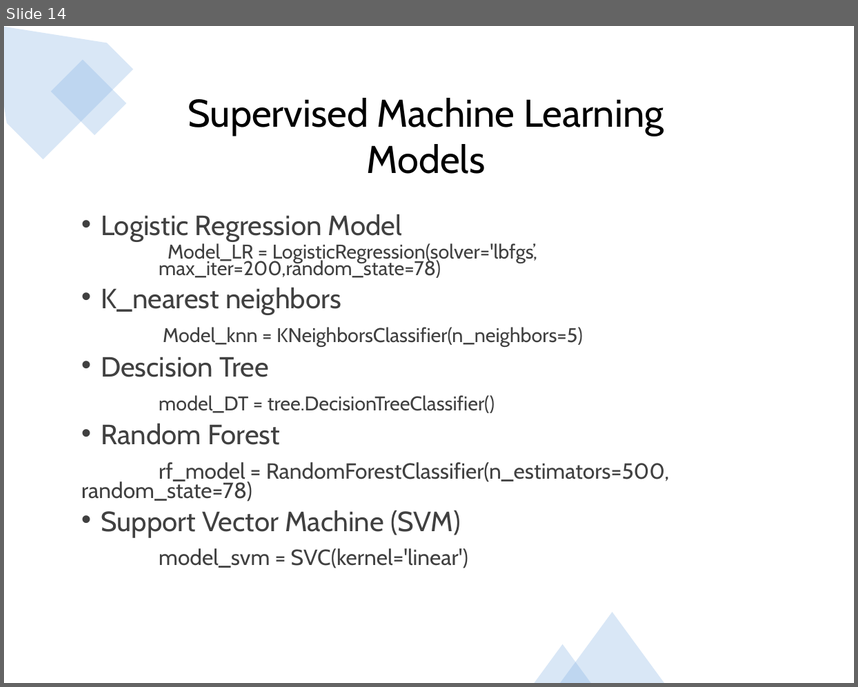
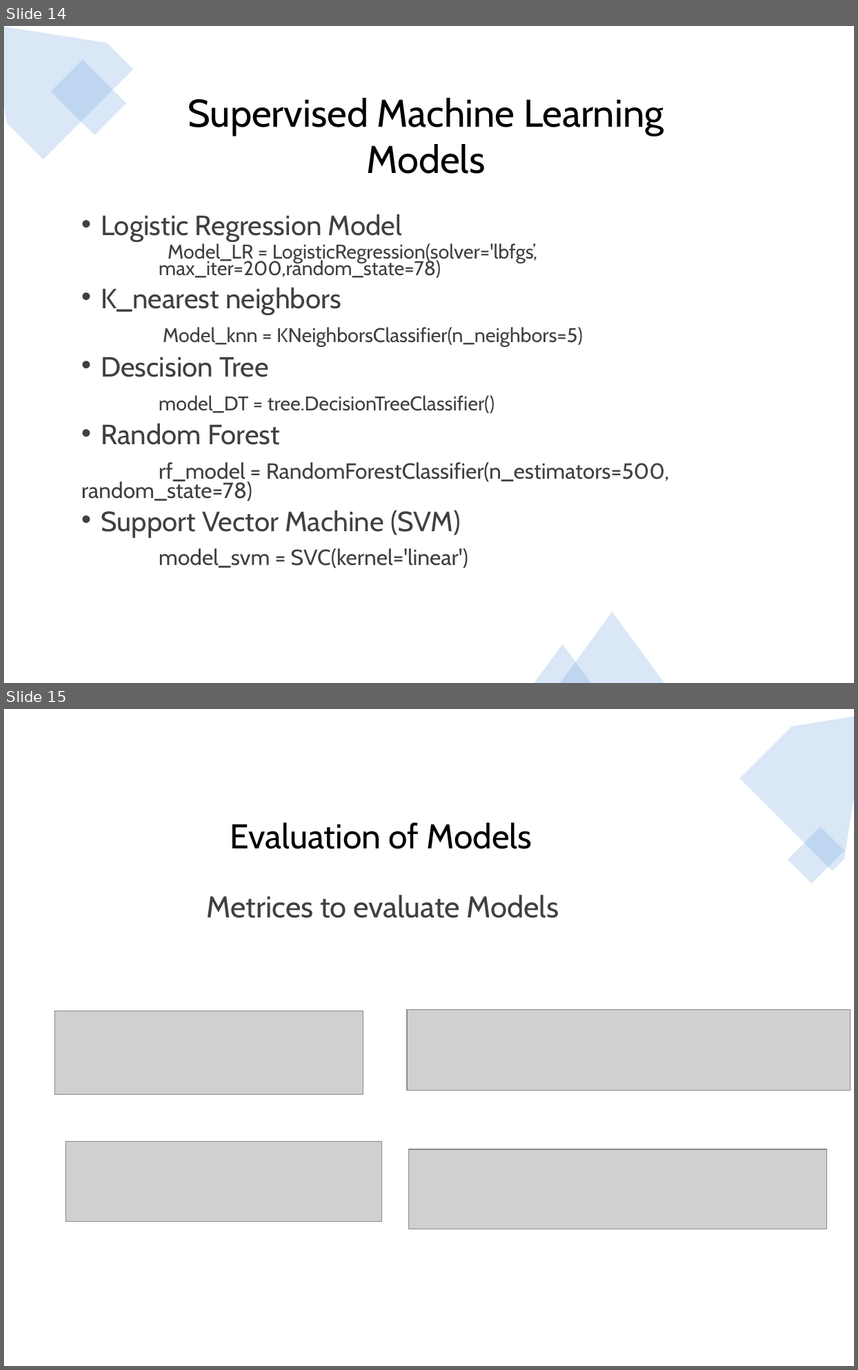
Before and after one commit to jojoalva/Stroke-Project-4, a slide deck: Presentation/Project4_presentation_draft.pptx. Shown one above the other, each under a label of ours: slide 14 before the commit, slides 14 and 15 after it. The pictures are 858x687 and 858x1370 pixels, drawn with LibreOffice and Linux fonts; fonts in the diff are those of the drawing; grey boxes stand for pictures. Boxes give left, top, right and bottom in pixels: in the first picture for what was removed or moved away, otherwise in the second. Text is boxed around its words. In the diff, an @@ line names an element or a change of style, - is before the commit and + after.

```diff
--- a/Presentation/Project4_presentation_draft.pptx
+++ b/Presentation/Project4_presentation_draft.pptx
@@ slide 15 added at box(4, 709, 854, 1366), background #FFFFFF; not listed: 2 template elements that a slide beside it also shows @@
@@ rectangle added at box(4, 709, 854, 1366), fill #FFFFFF @@
@@ freeform shape added at box(740, 709, 854, 870), fill #82B1E4 at 30% opacity @@
@@ text added at box(230, 822, 532, 849), 32 pt, text #000000 @@
+Evaluation of Models
@@ rectangle added at box(788, 826, 844, 884), fill #82B1E4 at 30% opacity @@
@@ text added at box(207, 895, 559, 918), 28 pt, text #404040 @@
+Metrices to evaluate Models
@@ picture added at box(55, 1011, 363, 1095) @@
@@ picture added at box(407, 1010, 850, 1091) @@
@@ picture added at box(66, 1141, 382, 1220) @@
@@ picture added at box(409, 1149, 827, 1229) @@
@@ triangle added at box(98, 1257, 255, 1366), fill #FFFFFF at 30% opacity @@
@@ rectangle added at box(179, 1280, 255, 1356), fill #FFFFFF at 30% opacity @@
```
Also in this commit, not shown: 5 slides changed, 1 other slide added, 3 slides removed, 4 other files.
